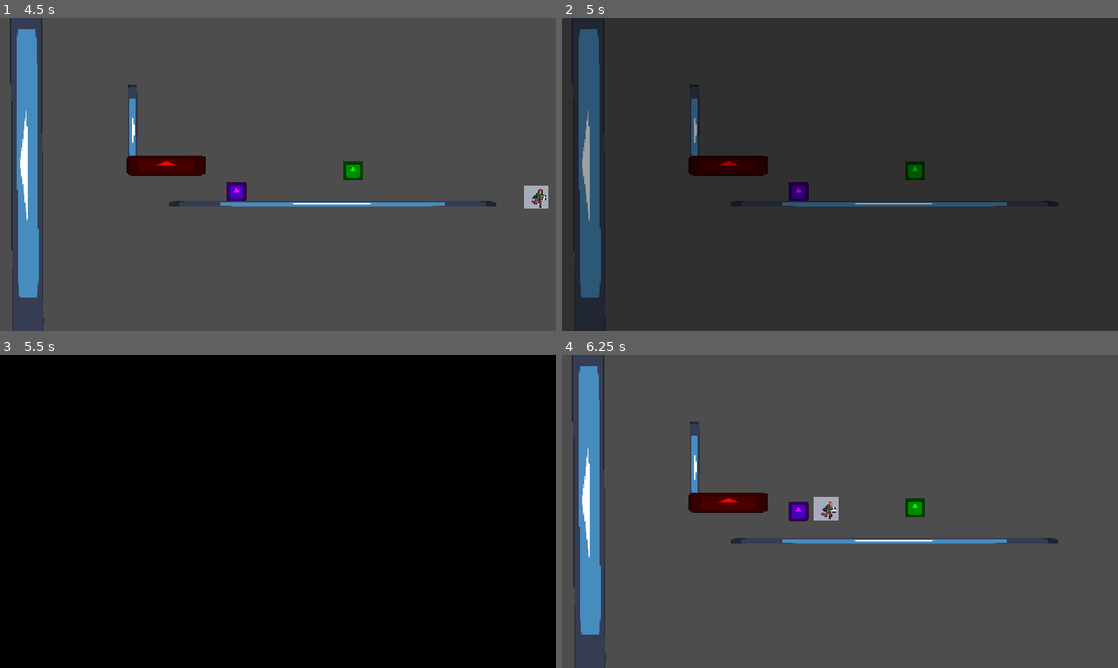
Above: before the commit, frames 1-4 (two rows, left to right).
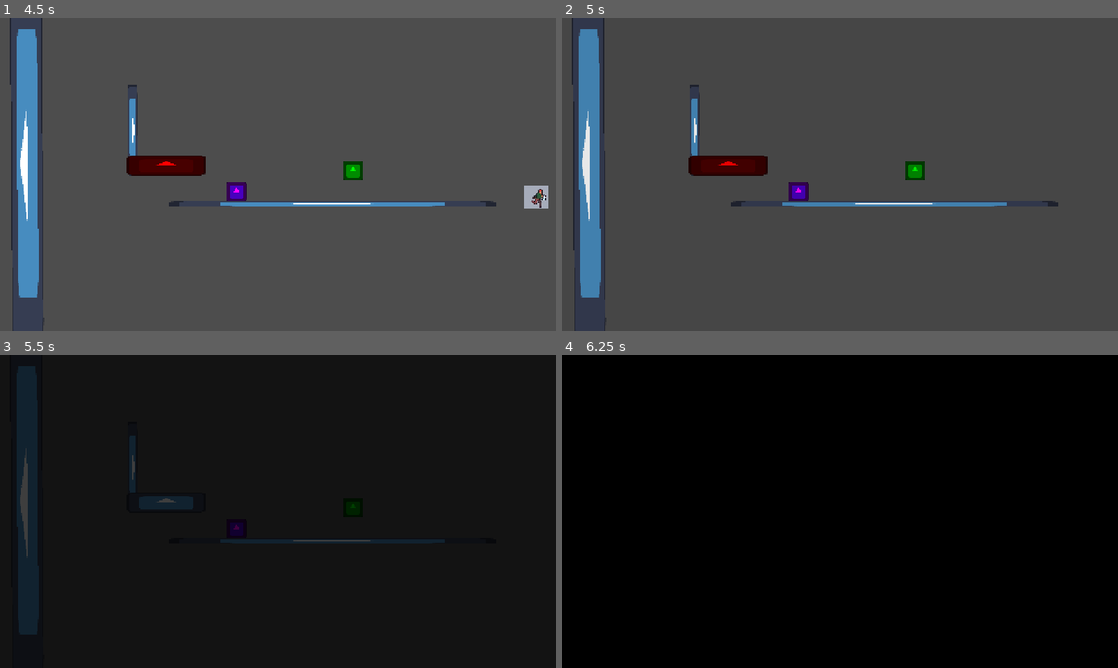
Above: after the commit, the same moments.

Repository: nandedeska/ggj-2026
Game: Godot game, scene res://scenes/game.tscn
The game is run twice, just before and just after one commit, with the same random seed, the same clock (stepped at 60 frames per second) and the same inputs. The engine's default icon, where the game draws it, is replaced by a stand-in: a white triangle on a blue panel in a dark square.
Inputs:
- Up to frame 1 (4.5 s): tap Enter at 0.5 s; hold F (mask) 0.53-1.28 s; hold D (move_right) 0.53-2.03 s; tap W (jump) at 0.77, 1.52, 3.02, 3.77 s; tap F (mask) at 1.35, 2.85, 4.35 s; hold A (move_left) 2.03-2.78 s; hold F (mask) 2.03-2.78 s; hold D (move_right) 2.78-4.28 s; hold F (mask) 3.53-4.28 s; hold A (move_left) from 4.28 s (still down)
- Up to frame 2 (5 s): keep holding A (move_left); tap W (jump) at 4.52 s
- Up to frame 3 (5.5 s): release A (move_left) at 5.03 s; hold D (move_right) from 5.03 s (still down); hold F (mask) from 5.03 s (still down)
- Up to frame 4 (6.25 s): release D (move_right) at 5.78 s; release F (mask) at 5.78 s; hold A (move_left) from 5.78 s (still down); tap F (mask) at 5.85 s; tap W (jump) at 6.02 s

Frame 1 is identical in both runs. In frame 2, 4.1% of the frame differs, in the area x 3-80%, y 3-90%; in frame 3, 4.5%; in frame 4, 100%, in the area x 0-100%, y 0-100%.

Commit message:
kill zone changes

Diff:
--- a/scenes/LEVEL_ONE.tscn
+++ b/scenes/LEVEL_ONE.tscn
@@ -1,10 +1,11 @@
-[gd_scene load_steps=6 format=3 uid="uid://be2kheqwscbe7"]
+[gd_scene load_steps=7 format=3 uid="uid://be2kheqwscbe7"]
 
 [ext_resource type="PackedScene" uid="uid://bg2xj8ql16rcl" path="res://scenes/platform.tscn" id="1_18u1n"]
 [ext_resource type="PackedScene" uid="uid://dwcyago5htpj6" path="res://scenes/player.tscn" id="2_1nicl"]
 [ext_resource type="PackedScene" uid="uid://bi0wsldo5wjfe" path="res://scenes/ghostBlock.tscn" id="3_1nicl"]
 [ext_resource type="PackedScene" uid="uid://j44k7oh6sffr" path="res://scenes/un_ghost block.tscn" id="4_5uefb"]
 [ext_resource type="PackedScene" uid="uid://s2yr7eg288ip" path="res://scenes/cameraController.tscn" id="5_5uefb"]
+[ext_resource type="PackedScene" uid="uid://cms0c2bepwlcw" path="res://scenes/kill_zone.tscn" id="6_m5ccw"]
 
 [node name="ONE" type="Node2D"]
 
@@ -51,3 +52,6 @@
 position = Vector2(1, -105)
 
 [node name="Controller" parent="." instance=ExtResource("5_5uefb")]
+
+[node name="killZone" parent="." instance=ExtResource("6_m5ccw")]
+position = Vector2(-2, 255)
--- a/scenes/game.tscn
+++ b/scenes/game.tscn
@@ -7,8 +7,6 @@
 [ext_resource type="PackedScene" uid="uid://cms0c2bepwlcw" path="res://scenes/kill_zone.tscn" id="5_iywne"]
 [ext_resource type="PackedScene" uid="uid://bi0wsldo5wjfe" path="res://scenes/ghostBlock.tscn" id="6_p57ef"]
 [ext_resource type="PackedScene" uid="uid://s2yr7eg288ip" path="res://scenes/cameraController.tscn" id="7_u5sy4"]
-
-[sub_resource type="WorldBoundaryShape2D" id="WorldBoundaryShape2D_80nbo"]
 
 [node name="game" type="Node2D"]
 
@@ -40,12 +38,8 @@
 position = Vector2(80, 7)
 
 [node name="killZone" parent="." instance=ExtResource("5_iywne")]
-position = Vector2(-405, -37)
+position = Vector2(-7, 221)
 scale = Vector2(0.99691594, 1.1603979)
-
-[node name="CollisionShape2D" type="CollisionShape2D" parent="killZone"]
-position = Vector2(406, 120)
-shape = SubResource("WorldBoundaryShape2D_80nbo")
 
 [node name="StaticBody2D" parent="." instance=ExtResource("6_p57ef")]
 position = Vector2(-113, -9)
--- a/scenes/kill_zone.tscn
+++ b/scenes/kill_zone.tscn
@@ -1,6 +1,21 @@
-[gd_scene load_steps=5 format=3 uid="uid://cms0c2bepwlcw"]
+[gd_scene load_steps=6 format=3 uid="uid://cms0c2bepwlcw"]
 
 [ext_resource type="Script" uid="uid://uypcywvd6rho" path="res://scripts/kill_zone.gd" id="1_kebdr"]
+
+[sub_resource type="Animation" id="Animation_l4ff3"]
+length = 0.001
+tracks/0/type = "value"
+tracks/0/imported = false
+tracks/0/enabled = true
+tracks/0/path = NodePath("ColorRect:modulate")
+tracks/0/interp = 1
+tracks/0/loop_wrap = true
+tracks/0/keys = {
+"times": PackedFloat32Array(0),
+"transitions": PackedFloat32Array(1),
+"update": 0,
+"values": [Color(1, 1, 1, 0)]
+}
 
 [sub_resource type="Animation" id="Animation_kebdr"]
 resource_name = "out"
@@ -18,26 +33,13 @@
 "values": [Color(1, 1, 1, 0), Color(1, 1, 1, 1)]
 }
 
-[sub_resource type="Animation" id="Animation_l4ff3"]
-length = 0.001
-tracks/0/type = "value"
-tracks/0/imported = false
-tracks/0/enabled = true
-tracks/0/path = NodePath("ColorRect:modulate")
-tracks/0/interp = 1
-tracks/0/loop_wrap = true
-tracks/0/keys = {
-"times": PackedFloat32Array(0),
-"transitions": PackedFloat32Array(1),
-"update": 0,
-"values": [Color(1, 1, 1, 0)]
-}
-
 [sub_resource type="AnimationLibrary" id="AnimationLibrary_l4ff3"]
 _data = {
 &"RESET": SubResource("Animation_l4ff3"),
 &"out": SubResource("Animation_kebdr")
 }
+
+[sub_resource type="WorldBoundaryShape2D" id="WorldBoundaryShape2D_kebdr"]
 
 [node name="killZone" type="Area2D"]
 collision_mask = 128
@@ -59,5 +61,8 @@
 &"": SubResource("AnimationLibrary_l4ff3")
 }
 
+[node name="CollisionShape2D" type="CollisionShape2D" parent="."]
+shape = SubResource("WorldBoundaryShape2D_kebdr")
+
 [connection signal="body_entered" from="." to="." method="_on_body_entered"]
 [connection signal="timeout" from="Timer" to="." method="_on_timer_timeout"]
Not shown: 1 places in scenes/game.tscn that only renumber resources
